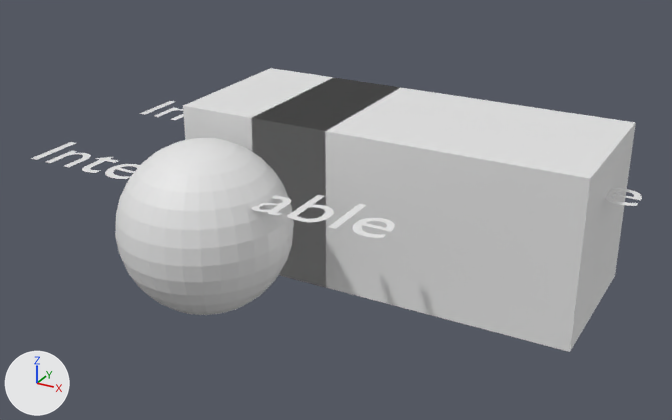
The glTF model workspace/creator_outputs/exports/interactable_placeholders.glb: old version first, new version second.
One viewpoint serves both versions: a 50 mm camera at (5.93, -9.71, 4.41) aimed at (1.0, -0.75, -0.07). The axes (+X, +Y, +Z) are drawn at lower left. The lights are the same throughout. The first picture is the older version. Vertices at exactly the same position are counted once.

Objects in the first picture: 'Cube', 'Cube.001', 'Sphere', 'Text', 'Text.001', 'Text.002'.
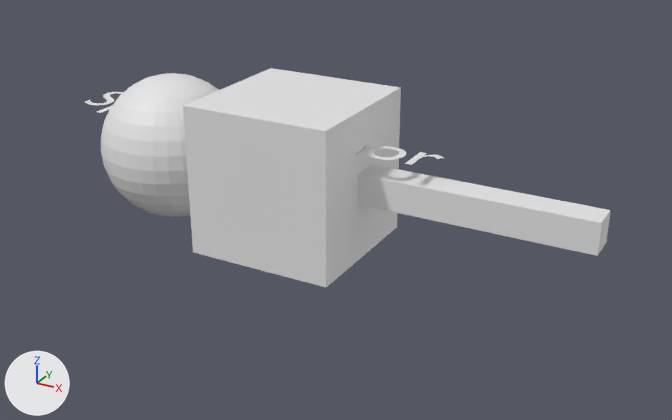
Pixel boxes [x1, y1, x2, y2] of what changed, in the pictures (672 x 420 px; the box of a moved part takes in the faces that stretch with it):
'Cube.001', rescaled: before [251, 78, 636, 352]; after [357, 164, 611, 256]
'Sphere', moved: before [115, 138, 294, 315]; after [101, 73, 219, 217]
'Text.002', reshaped, moved (mostly hidden afterwards): before [31, 142, 395, 238]; after [85, 92, 123, 113]
'Text.001', reshaped: before [604, 188, 642, 206]; after [359, 146, 444, 165]
part 1 of me_text, deleted (mostly hidden): before [140, 101, 184, 120]
part 2 of me_text_001, deleted: before [604, 188, 642, 206]
part 3 of me_text_001, moved or reshaped (not visible before): after [359, 146, 444, 165]
part 4 of me_text_002, deleted: before [353, 218, 395, 238]
part 5 of me_text_002, deleted: before [46, 151, 91, 167]
part 6 of me_text_002, deleted: before [329, 204, 366, 229]
part 7 of me_text_002, deleted: before [31, 142, 76, 160]
part 8 of me_text_002, moved or reshaped (mostly hidden afterwards): before [82, 157, 334, 222]; after [85, 92, 123, 113]
'Cube', unchanged, uncovered by the edit: before [183, 68, 399, 152]; after [183, 68, 401, 287]

The change, as a list of edits to the scene's bpy script:
```text
Change me_text:
    used by ob_text; location = (0.0, 0.0, 0.5)
    remove me_text.from_pydata(...)  # 980 vertices, 966 faces; spans x -2.31..2.36, y -0.31..0.38, z 0.0
    add me_text.from_pydata(...)  # 353 vertices, 349 faces; spans x -1.05..1.06, y -0.31..0.39, z 0.0
    me_text part 1: 6 loose pieces with 322 vertices, spanning x -2.31..2.36, y -0.31..0.38, z 0.0, are deleted
    other edits to the shape of me_text do not show in these pictures
Change me_text_001:
    used by ob_text_001; location = (2.0, 0.0, 0.5)
    remove me_text_001.from_pydata(...)  # 980 vertices, 966 faces; spans x -2.31..2.36, y -0.31..0.38, z 0.0
    add me_text_001.from_pydata(...)  # 301 vertices, 299 faces; spans x -2.17..0.0, y -0.31..0.38, z 0.0
    me_text_001 part 2: 7 loose pieces with 537 vertices, spanning x -2.31..2.36, y -0.31..0.38, z 0.0, are deleted
    me_text_001 part 3: 2 vertices moved within x -0.65..-0.6, y 0.06..0.08, z 0.0; 379 vertices removed from x -1.64..-0.02, y -0.31..0.24, z 0.0; 240 vertices added at x -1.46..0.0, y -0.31..0.16, z 0.0
    other edits to the shape of me_text_001 do not show in these pictures
Change me_text_002:
    used by ob_text_002; location = (0.0, -2.0, 0.5)
    remove me_text_002.from_pydata(...)  # 980 vertices, 966 faces; spans x -2.31..2.36, y -0.31..0.38, z 0.0
    add me_text_002.from_pydata(...)  # 510 vertices, 504 faces; spans x -1.37..1.37, y -0.53..0.39, z 0.0
    me_text_002 part 4: the loose piece of 99 vertices spanning x 1.95..2.36, y -0.31..0.16, z 0.0 is deleted
    me_text_002 part 5: the loose piece of 57 vertices spanning x -2.08..-1.7, y -0.3..0.16, z 0.0 is deleted
    me_text_002 part 6: the loose piece of 4 vertices spanning x 1.76..1.85, y -0.3..0.38, z 0.0 is deleted
    me_text_002 part 7: the loose piece of 4 vertices spanning x -2.31..-2.22, y -0.3..0.38, z 0.0 is deleted
    me_text_002 part 8: 3 vertices moved within x -1.01..0.33, y -0.22..0.05, z 0.0; 795 vertices removed from x -1.64..1.66, y -0.31..0.38, z 0.0; 489 vertices added at x -1.37..1.37, y -0.53..0.39, z 0.0
Change ob_cube_001:
    ob_cube_001.scale: (2.0, 1.0, 1.0) -> (2.0, 0.2, 0.2)
Change ob_sphere:
    ob_sphere.location: (0.0, -2.0, 0.0) -> (-2.0, 0.0, 0.0)
Change ob_text_002:
    ob_text_002.location: (0.0, -2.0, 0.5) -> (-2.0, 0.0, 0.5)
```
